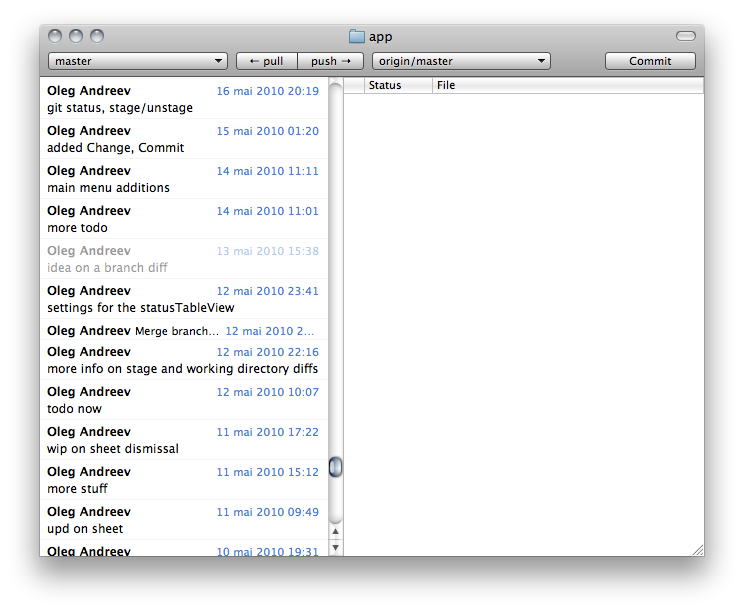
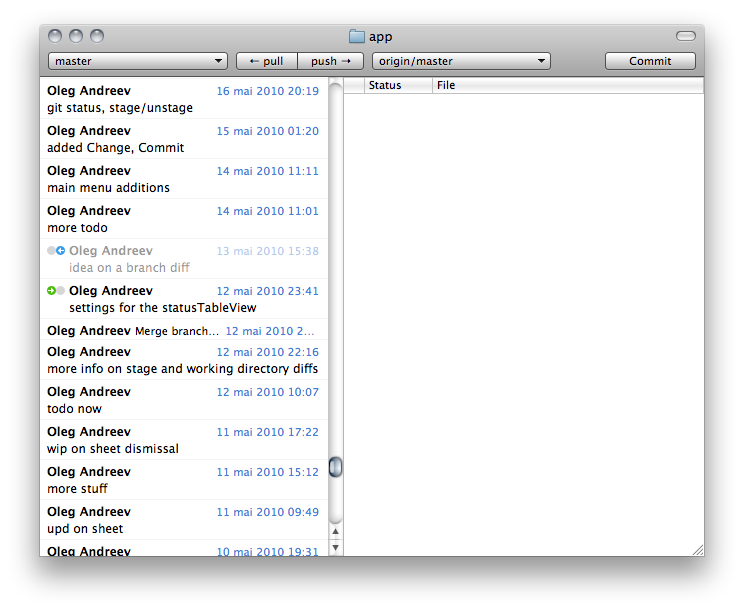
Layer changes from the first (744, 611) image to the second:
added group "marker blue" with 4 layers above "marker green" over [47, 246, 65, 255]
added layer "arrow copy 2" in group "marker blue" over [57, 247, 64, 254]
added layer "left copy" in group "marker blue" over [56, 246, 65, 255]
added layer "right copy" in group "marker blue" over [47, 246, 56, 255]
added group "marker green" with 4 layers above "unmerged commit" over [47, 286, 65, 295]
added layer "arrow" (1st of 2, in "marker green") in group "marker green" over [48, 287, 55, 294]
added layer "left" in group "marker green" over [47, 286, 56, 295]
added layer "right" in group "marker green" over [56, 286, 65, 295]
renamed "Layer 2" to "unmerged commit", painted on it over [47, 245, 191, 273]
renamed "Layer 1" to "unpushed commit", painted on it over [47, 285, 257, 315]
